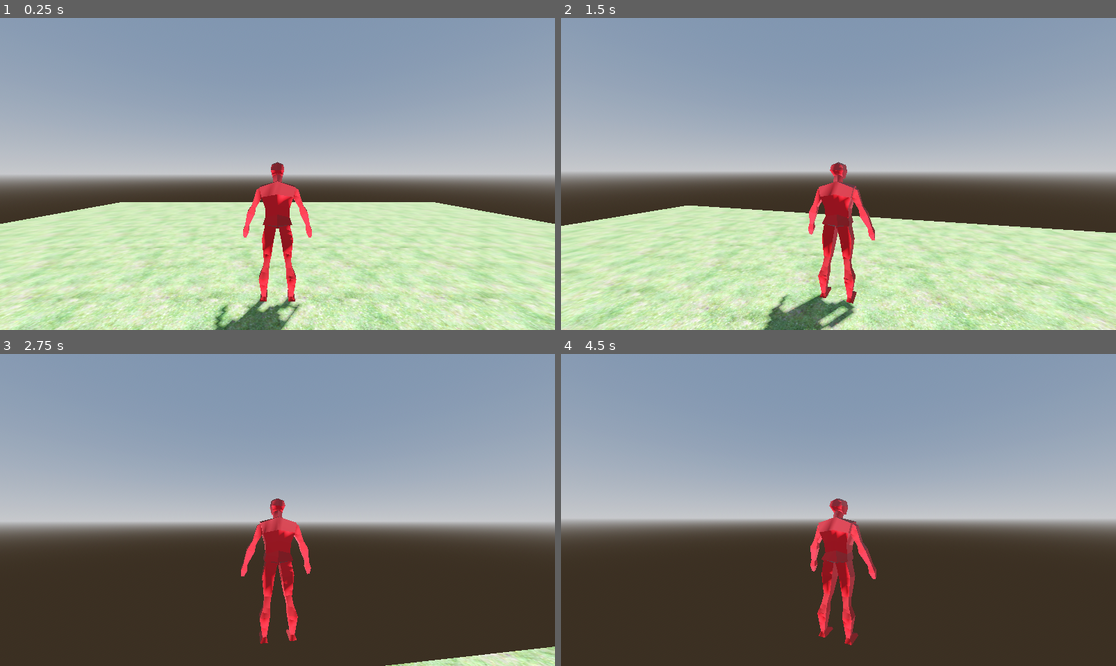
Above: before the commit, frames 1-4 (two rows, left to right).
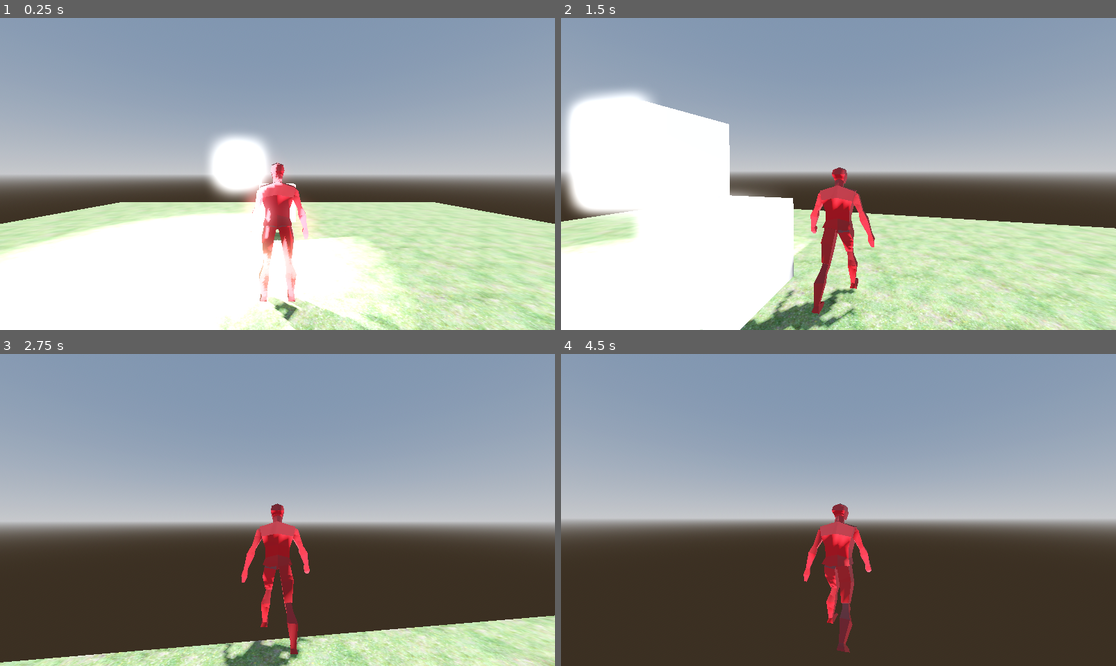
Above: after the commit, the same moments.

Repository: irenicus30/ThirdPersonCharacter
Game: Godot game, scene res://world.tscn
Same seed, same stepped clock (60 frames per second), same inputs: the game is played once before the commit and once after it. Before the commit the project has no main scene; this scene is started directly in both runs.
Inputs (mouse positions are in pixels of both pictures, inside the frame that each line leads up to):
- Up to frame 1 (0.25 s): no input
- Up to frame 2 (1.5 s): move the mouse to (866, 174) at 0.52 s; hold W (forward) from 0.53 s (still down); move the mouse to (810, 174) at 1.27 s
- Up to frame 3 (2.75 s): keep holding W (forward); move the mouse to (288, 503) at 2.02 s
- Up to frame 4 (4.5 s): keep holding W (forward); move the mouse to (832, 516) at 2.77 s; move the mouse to (877, 513) at 3.52 s; move the mouse to (794, 506) at 4.27 s

The runs differ from the first frame. In frame 1, 25% of the frame differs, in the area x 0-73%, y 36-100%; in frame 2, 34%, in the area x 0-100%, y 22-100%; in frame 3, 9.4%; in frame 4, 2.1%.

Commit message:
add animation blrend tree for blending animation run speed

Diff:
--- a/human.gd
+++ b/human.gd
@@ -1,10 +1,13 @@
 extends CharacterBody3D
 
 
+@onready var armature = $Armature
 @onready var sprint_arm_pivot = $SpringArmPivot
 @onready var spring_arm = $SpringArmPivot/SpringArm3D
+@onready var anim_tree = $AnimationTree
 
 const SPEED = 5.0
+const LERP_VAL = .15
 
 # Get the gravity from the project settings to be synced with RigidBody nodes.
 var gravity = ProjectSettings.get_setting("physics/3d/default_gravity")
@@ -30,11 +33,16 @@
 	# As good practice, you should replace UI actions with custom gameplay actions.
 	var input_dir = Input.get_vector("left", "right", "forward", "back")
 	var direction = (transform.basis * Vector3(input_dir.x, 0, input_dir.y)).normalized()
+	direction = direction.rotated(Vector3.UP, sprint_arm_pivot.rotation.y)
 	if direction:
-		velocity.x = direction.x * SPEED
-		velocity.z = direction.z * SPEED
+		velocity.x = lerp(velocity.x, direction.x * SPEED, LERP_VAL)
+		velocity.z = lerp(velocity.z, direction.z * SPEED, LERP_VAL)
+		armature.rotation.y = lerp_angle(armature.rotation.y, atan2(-velocity.x, -velocity.z), LERP_VAL)
 	else:
-		velocity.x = move_toward(velocity.x, 0, SPEED)
-		velocity.z = move_toward(velocity.z, 0, SPEED)
+		#velocity.x = move_toward(velocity.x, 0, SPEED)
+		#velocity.z = move_toward(velocity.z, 0, SPEED)
+		velocity.x = lerp(velocity.x, 0.0, LERP_VAL)
+		velocity.z = lerp(velocity.z, 0.0, LERP_VAL)
 
+	anim_tree.set("parameters/BlendSpace1D/blend_position", velocity.length() / SPEED)
 	move_and_slide()
--- a/human.tscn
+++ b/human.tscn
@@ -451,6 +451,26 @@
 [sub_resource type="CapsuleShape3D" id="CapsuleShape3D_jru3s"]
 radius = 0.3
 
+[sub_resource type="AnimationNodeAnimation" id="AnimationNodeAnimation_li56c"]
+animation = &"idle"
+
+[sub_resource type="AnimationNodeAnimation" id="AnimationNodeAnimation_x6nuu"]
+animation = &"run"
+
+[sub_resource type="AnimationNodeBlendSpace1D" id="AnimationNodeBlendSpace1D_tbwl4"]
+blend_point_0/node = SubResource("AnimationNodeAnimation_li56c")
+blend_point_0/pos = 0.0
+blend_point_1/node = SubResource("AnimationNodeAnimation_x6nuu")
+blend_point_1/pos = 1.0
+min_space = 0.0
+
+[sub_resource type="AnimationNodeBlendTree" id="AnimationNodeBlendTree_g17x8"]
+graph_offset = Vector2(-56, -17)
+nodes/BlendSpace1D/node = SubResource("AnimationNodeBlendSpace1D_tbwl4")
+nodes/BlendSpace1D/position = Vector2(80, 180)
+nodes/output/position = Vector2(420, 180)
+node_connections = [&"output", 0, &"BlendSpace1D"]
+
 [node name="Human" type="CharacterBody3D"]
 script = ExtResource("1_uqqhn")
 
@@ -462,7 +482,7 @@
 bones/0/parent = -1
 bones/0/rest = Transform3D(1, 5.73073e-18, -5.52947e-18, -5.52947e-18, 0.999361, 0.0357355, 5.73073e-18, -0.0357355, 0.999361, 0, 1.03006, 0)
 bones/0/enabled = true
-bones/0/position = Vector3(0, 1.03006, 0)
+bones/0/position = Vector3(-6.9997e-20, 1.0174, -1.36353e-09)
 bones/0/rotation = Quaternion(-0.0178706, -2.8155e-18, -2.8155e-18, 0.99984)
 bones/0/scale = Vector3(1, 1, 1)
 bones/1/name = "Head"
@@ -477,14 +497,14 @@
 bones/2/rest = Transform3D(-0.924262, 0.380165, -0.0348225, -0.381176, -0.924039, 0.029283, -0.021045, 0.0403387, 0.998964, 0.215525, 0.563748, -0.0531641)
 bones/2/enabled = true
 bones/2/position = Vector3(0.215525, 0.563748, -0.0531641)
-bones/2/rotation = Quaternion(0.0142414, -0.0177476, -0.980722, 0.194077)
+bones/2/rotation = Quaternion(-0.0104858, 0.0182178, 0.991989, -0.12456)
 bones/2/scale = Vector3(0.999999, 1, 1)
 bones/3/name = "LowerArm.L"
 bones/3/parent = 2
 bones/3/rest = Transform3D(0.99803, -0.0614648, 0.0125939, 0.0622929, 0.946753, -0.315877, 0.007492, 0.31604, 0.948716, -4.64497e-08, 0.318896, -1.30385e-08)
 bones/3/enabled = true
 bones/3/position = Vector3(-4.64497e-08, 0.318896, -1.30385e-08)
-bones/3/rotation = Quaternion(0.160125, 0.00129281, 0.0313597, 0.986598)
+bones/3/rotation = Quaternion(0.179897, -0.00588763, 0.0330952, 0.983111)
 bones/3/scale = Vector3(1, 1, 1)
 bones/4/name = "Hand.L"
 bones/4/parent = 3
@@ -498,35 +518,35 @@
 bones/5/rest = Transform3D(-0.996461, 0.0841301, -0.00358316, -0.0841716, -0.996363, 0.0132456, -0.00245581, 0.0135001, 0.999906, 0.107494, 0.0374655, -0.0754151)
 bones/5/enabled = true
 bones/5/position = Vector3(0.107494, 0.0374655, -0.0754151)
-bones/5/rotation = Quaternion(0.00518101, -0.00651412, -0.999089, 0.041851)
+bones/5/rotation = Quaternion(0.0444493, 0.0465518, 0.996927, -0.0446596)
 bones/5/scale = Vector3(1.00004, 1, 1)
 bones/6/name = "LowerLeg.L"
 bones/6/parent = 5
 bones/6/rest = Transform3D(0.999879, -0.0155761, 0.000176684, 0.0152639, 0.981972, 0.188412, -0.00310823, -0.188386, 0.98209, 4.03816e-09, 0.588307, -2.21189e-09)
 bones/6/enabled = true
 bones/6/position = Vector3(4.03816e-09, 0.588307, -2.21189e-09)
-bones/6/rotation = Quaternion(-0.0946271, 0.000824956, 0.007745, 0.995482)
+bones/6/rotation = Quaternion(-0.185732, 0.000814203, 0.0152018, 0.982482)
 bones/6/scale = Vector3(1, 1, 1)
 bones/7/name = "Foot.L"
 bones/7/parent = 6
 bones/7/rest = Transform3D(0.999643, 0.0257461, -0.00710527, -0.0105806, 0.137473, -0.990449, -0.0245234, 0.990171, 0.137696, -5.74801e-09, 0.410237, 1.18744e-08)
 bones/7/enabled = true
 bones/7/position = Vector3(-5.74801e-09, 0.410237, 1.18744e-08)
-bones/7/rotation = Quaternion(0.656613, 0.00274417, -0.0099484, 0.754157)
-bones/7/scale = Vector3(1.00001, 1, 1)
+bones/7/rotation = Quaternion(0.695833, 0.0441002, -0.0405908, 0.715698)
+bones/7/scale = Vector3(1.00002, 0.999998, 1)
 bones/8/name = "UpperArm.R"
 bones/8/parent = 0
 bones/8/rest = Transform3D(-0.924262, -0.380165, 0.0348225, 0.381176, -0.924039, 0.029283, 0.021045, 0.0403387, 0.998964, -0.215525, 0.563748, -0.0531641)
 bones/8/enabled = true
 bones/8/position = Vector3(-0.215525, 0.563748, -0.0531641)
-bones/8/rotation = Quaternion(0.0142414, 0.0177476, 0.980722, 0.194077)
+bones/8/rotation = Quaternion(0.0123467, 0.0179969, 0.987044, 0.158961)
 bones/8/scale = Vector3(0.999999, 1, 1)
 bones/9/name = "LowerArm.R"
 bones/9/parent = 8
 bones/9/rest = Transform3D(0.99803, 0.0614648, -0.0125939, -0.0622929, 0.946753, -0.315877, -0.007492, 0.31604, 0.948716, 4.64497e-08, 0.318896, -1.30385e-08)
 bones/9/enabled = true
 bones/9/position = Vector3(4.64497e-08, 0.318896, -1.30385e-08)
-bones/9/rotation = Quaternion(0.160125, -0.00129281, -0.0313597, 0.986598)
+bones/9/rotation = Quaternion(0.15435, -0.0034812, -0.0308283, 0.987529)
 bones/9/scale = Vector3(1, 1, 1)
 bones/10/name = "Hand.R"
 bones/10/parent = 9
@@ -540,22 +560,22 @@
 bones/11/rest = Transform3D(-0.996461, -0.0841301, 0.00358316, 0.0841716, -0.996363, 0.0132456, 0.00245581, 0.0135001, 0.999906, -0.107494, 0.0374655, -0.0754151)
 bones/11/enabled = true
 bones/11/position = Vector3(-0.107494, 0.0374655, -0.0754151)
-bones/11/rotation = Quaternion(0.00518102, 0.00651412, 0.999089, 0.041851)
+bones/11/rotation = Quaternion(-0.0780097, 0.0482161, 0.994617, 0.0482429)
 bones/11/scale = Vector3(1.00004, 1, 1)
 bones/12/name = "LowerLeg.R"
 bones/12/parent = 11
 bones/12/rest = Transform3D(0.999879, 0.0155761, -0.000176684, -0.0152639, 0.981972, 0.188412, 0.00310823, -0.188386, 0.98209, -4.03816e-09, 0.588307, -2.21189e-09)
 bones/12/enabled = true
 bones/12/position = Vector3(-4.03816e-09, 0.588307, -2.21189e-09)
-bones/12/rotation = Quaternion(-0.0946271, -0.000824956, -0.007745, 0.995482)
+bones/12/rotation = Quaternion(-0.185732, -0.000814199, -0.0152018, 0.982482)
 bones/12/scale = Vector3(1, 1, 1)
 bones/13/name = "Foot.R"
 bones/13/parent = 12
 bones/13/rest = Transform3D(0.999643, -0.0257461, 0.00710527, 0.0105806, 0.137473, -0.990449, 0.0245234, 0.990171, 0.137696, 5.74801e-09, 0.410237, 1.18744e-08)
 bones/13/enabled = true
 bones/13/position = Vector3(5.74801e-09, 0.410237, 1.18744e-08)
-bones/13/rotation = Quaternion(0.656613, -0.00274415, 0.00994839, 0.754157)
-bones/13/scale = Vector3(1.00001, 1, 1)
+bones/13/rotation = Quaternion(0.694195, -0.0729002, 0.0582313, 0.713714)
+bones/13/scale = Vector3(1.00002, 0.999996, 0.999999)
 
 [node name="Human" type="MeshInstance3D" parent="Armature/Skeleton3D"]
 cast_shadow = 2
@@ -580,3 +600,9 @@
 spring_length = 3.0
 
 [node name="Camera3D" type="Camera3D" parent="SpringArmPivot/SpringArm3D"]
+
+[node name="AnimationTree" type="AnimationTree" parent="."]
+tree_root = SubResource("AnimationNodeBlendTree_g17x8")
+anim_player = NodePath("../AnimationPlayer")
+active = true
+parameters/BlendSpace1D/blend_position = 0.0
--- a/project.godot
+++ b/project.godot
@@ -11,6 +11,7 @@
 [application]
 
 config/name="Third Person Character"
+run/main_scene="res://world.tscn"
 config/features=PackedStringArray("4.0", "GL Compatibility")
 config/icon="res://icon.svg"
 
--- a/world.tscn
+++ b/world.tscn
@@ -56,14 +56,12 @@
 
 [node name="OmniLight3D" type="OmniLight3D" parent="."]
 transform = Transform3D(1, 0, 0, 0, 1, 0, 0, 0, 1, -2, 2, -2)
-visible = false
-light_energy = 10.0
+light_energy = 30.0
 shadow_enabled = true
 distance_fade_enabled = true
 
 [node name="MeshInstance3D" type="MeshInstance3D" parent="."]
 transform = Transform3D(1, 0, 0, 0, 1, 0, 0, 0, 1, 0, 1, -3)
-visible = false
 cast_shadow = 2
 gi_mode = 2
 visibility_range_end = 20.0
@@ -71,7 +69,6 @@
 
 [node name="MeshInstance3D2" type="MeshInstance3D" parent="."]
 transform = Transform3D(1, 0, 0, 0, 1, 0, 0, 0, 1, -1, 2, -3)
-visible = false
 cast_shadow = 2
 gi_mode = 2
 visibility_range_end = 20.0
Not shown, changed: export_presets.cfg
Not shown: 1 places in human.tscn that only renumber resources
